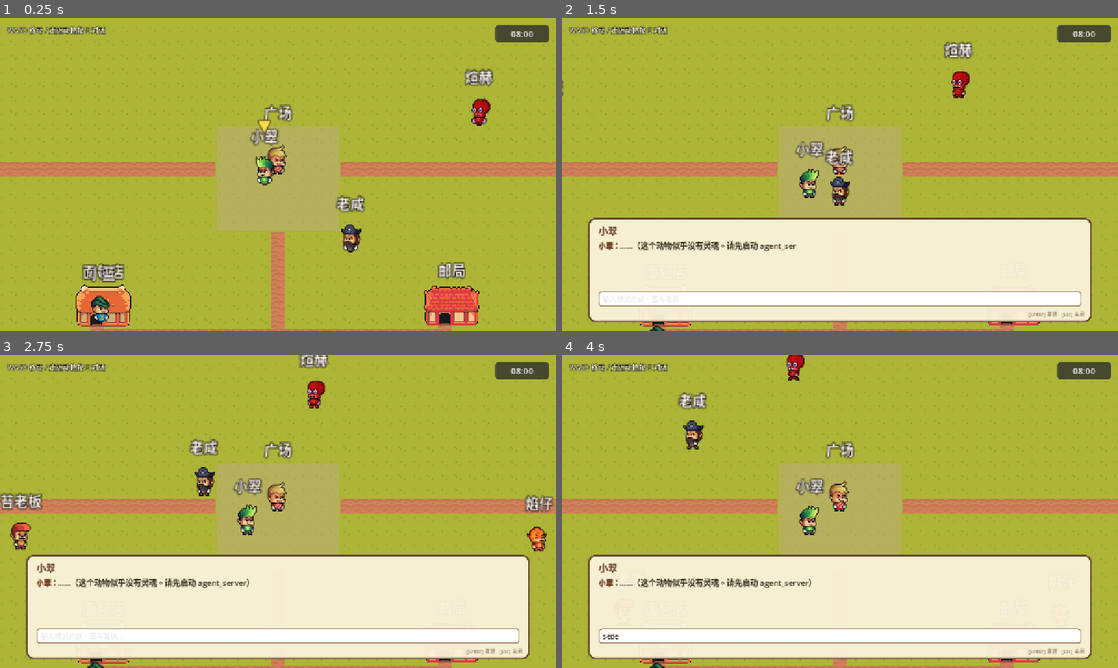
Above: before the commit, frames 1-4 (two rows, left to right).
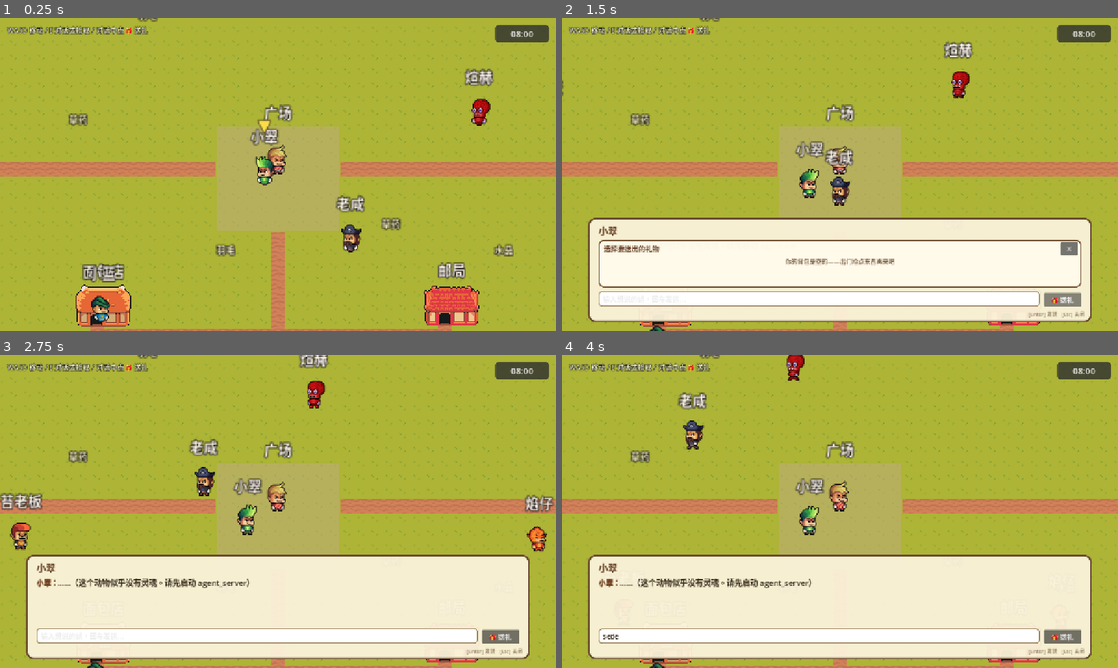
Above: after the commit, the same moments.

Repository: hotlddx-collab/game01
Game: Godot game, scene res://scenes/main.tscn
Two runs of this game, one before a commit and one after it. Both use one fixed random seed, a clock stepped at 60 frames per second and the inputs below.
Inputs (mouse positions are in pixels of both pictures, inside the frame that each line leads up to):
- Up to frame 1 (0.25 s): no input
- Up to frame 2 (1.5 s): tap Enter at 0.5 s; hold D (move_right) 0.53-1.25 s; hold E (interact) 0.53-1.25 s; click (1062, 299) at 1.25 s, where only the run after the commit has a clickable "🎁 送礼"
- Up to frame 3 (2.75 s): click (505, 586) at 2 s, where only the run after the commit has a clickable "✕"
- Up to frame 4 (4 s): hold S (move_down) 2.78-3.53 s; tap E (interact) at 2.85 s; hold D (move_right) from 3.53 s (still down); hold E (interact) from 3.53 s (still down)

The runs differ from the first frame. In frame 1, 0.9% of the frame differs, in the area x 8-93%, y 0-77%; in frame 2, 13%, in the area x 6-94%, y 0-93%; in frame 3, 0.9%; in frame 4, 0.9%.

Commit message:
完成礼物系统反馈优化：添加 warm 档（5-15），缩小阈值，提升反馈频次
- affection.py：6 档等级（hate/cold/neutral/warm/like/love）
- gifts.py：AFFECTION_MULT 添加 warm 档（1.05x）
- agent.py：_build_affection_block() 提示词添加 warm 情景描述
- animal.gd：NAME_COLORS 添加 warm→浅黄（0xFFf1ff）

预期：送礼体验更频繁（2-3 礼物升档）、反馈更及时

Diff:
--- a/data/animals/bear_baker.json
+++ b/data/animals/bear_baker.json
@@ -23,5 +23,11 @@
     { "time": "13:00", "location": "bakery",      "intent": "下午继续做面包，给邻居准备明天的早餐" },
     { "time": "18:00", "location": "plaza",       "intent": "去广场散步消食" },
     { "time": "20:00", "location": "home_bear",   "intent": "回家休息，给自己浇点水" }
-  ]
+  ],
+  "gift_prefs": {
+    "loves":    ["mushroom", "herb"],
+    "likes":    ["bread", "flower"],
+    "dislikes": ["feather"],
+    "hates":    ["crystal"]
+  }
 }
--- a/data/animals/fox_postman.json
+++ b/data/animals/fox_postman.json
@@ -24,5 +24,11 @@
     { "time": "13:00", "location": "post_office", "intent": "下午满森林飞着送件" },
     { "time": "19:00", "location": "plaza",       "intent": "广场闲逛等夜风" },
     { "time": "21:00", "location": "home_fox",    "intent": "回家把火苗调小睡觉" }
-  ]
+  ],
+  "gift_prefs": {
+    "loves":    ["ancient_book", "crystal"],
+    "likes":    ["feather", "fish"],
+    "dislikes": ["bread"],
+    "hates":    ["flower"]
+  }
 }
--- a/data/animals/herbalist_cui.json
+++ b/data/animals/herbalist_cui.json
@@ -24,5 +24,11 @@
     { "time": "14:00", "location": "home_fox",    "intent": "去焰仔家送清火茶，看他今天又被什么气炸了" },
     { "time": "17:00", "location": "plaza",       "intent": "黄昏在广场采露水，听虫鸣" },
     { "time": "21:00", "location": "plaza",       "intent": "在广场过夜，盖一片大叶子睡觉" }
-  ]
+  ],
+  "gift_prefs": {
+    "loves":    ["herb", "flower"],
+    "likes":    ["mushroom", "feather"],
+    "dislikes": ["fish"],
+    "hates":    ["crystal"]
+  }
 }
--- a/data/animals/mystic_xuan.json
+++ b/data/animals/mystic_xuan.json
@@ -24,5 +24,11 @@
     { "time": "15:00", "location": "hilltop",      "intent": "回高处，俯视整个村子" },
     { "time": "18:00", "location": "plaza",        "intent": "傍晚人最多时出现在广场，偶尔开口说一句" },
     { "time": "22:00", "location": "hilltop",      "intent": "夜里发光最明显，独自在高处直到天亮" }
-  ]
+  ],
+  "gift_prefs": {
+    "loves":    ["crystal", "ancient_book"],
+    "likes":    ["feather", "herb"],
+    "dislikes": ["bread"],
+    "hates":    ["fish"]
+  }
 }
--- a/data/animals/pirate_lao.json
+++ b/data/animals/pirate_lao.json
@@ -24,5 +24,11 @@
     { "time": "14:00", "location": "plaza",        "intent": "广场树荫下打盹，偶尔继续聊" },
     { "time": "17:00", "location": "river",        "intent": "傍晚再去河边看夕阳，心情最好" },
     { "time": "20:00", "location": "home_pirate",  "intent": "回家，对着罗盘喝一口酒，睡觉" }
-  ]
+  ],
+  "gift_prefs": {
+    "loves":    ["fish", "ancient_book"],
+    "likes":    ["bread", "crystal"],
+    "dislikes": ["flower"],
+    "hates":    ["feather"]
+  }
 }
--- a/data/animals/traveler_lan.json
+++ b/data/animals/traveler_lan.json
@@ -26,5 +26,11 @@
     { "time": "16:00", "location": "plaza",       "intent": "回广场继续摆摊，吆喝今天的新货" },
     { "time": "19:00", "location": "home_fox",    "intent": "晚饭蹭焰仔家，他做饭难吃但话题精彩" },
     { "time": "22:00", "location": "plaza",       "intent": "广场过夜，背包当枕头看星星" }
-  ]
+  ],
+  "gift_prefs": {
+    "loves":    ["ancient_book", "crystal"],
+    "likes":    ["bread", "fish"],
+    "dislikes": ["flower"],
+    "hates":    ["mushroom"]
+  }
 }
--- a/project.godot
+++ b/project.godot
@@ -26,6 +26,8 @@
 LocationDB="*res://scripts/location_db.gd"
 AgentClient="*res://scripts/agent_client.gd"
 ChatManager="*res://scripts/chat_manager.gd"
+PlayerInventory="*res://scripts/player_inventory.gd"
+ItemDB="*res://scripts/item_db.gd"
 
 [display]
 
@@ -68,6 +70,11 @@
 "events": [Object(InputEventKey,"resource_local_to_scene":false,"resource_name":"","device":-1,"window_id":0,"alt_press …(192 unchanged characters)…
 ]
 }
+inventory={
+"deadzone": 0.5,
+"events": [Object(InputEventKey,"resource_local_to_scene":false,"resource_name":"","device":-1,"window_id":0,"alt_pressed":false,"shift_pressed":false,"ctrl_pressed":false,"meta_pressed":false,"pressed":false,"keycode":0,"physical_keycode":73,"key_label":0,"unicode":105,"location":0,"echo":false,"script":null)
+]
+}
 
 [layer_names]
 
--- /dev/null
+++ b/scenes/entities/item_pickup.tscn
@@ -0,0 +1,39 @@
+[gd_scene format=3 uid="uid://bitempickup1"]
+
+[ext_resource type="Script" path="res://scripts/item_pickup.gd" id="1_pickup"]
+
+[sub_resource type="LabelSettings" id="LabelSettings_name"]
+font_size = 11
+font_color = Color(1, 1, 0.85, 1)
+outline_size = 4
+outline_color = Color(0, 0, 0, 0.95)
+
+[node name="ItemPickup" type="Area2D"]
+script = ExtResource("1_pickup")
+
+[node name="Sprite2D" type="Sprite2D" parent="."]
+unique_name_in_owner = true
+position = Vector2(0, -8)
+
+[node name="CollisionShape2D" type="CollisionShape2D" parent="."]
+unique_name_in_owner = true
+
+[node name="NameLabel" type="Label" parent="."]
+unique_name_in_owner = true
+offset_left = -32.0
+offset_top = -32.0
+offset_right = 32.0
+offset_bottom = -16.0
+text = "野花"
+label_settings = SubResource("LabelSettings_name")
+horizontal_alignment = 1
+
+[node name="HintLabel" type="Label" parent="."]
+unique_name_in_owner = true
+offset_left = -16.0
+offset_top = -52.0
+offset_right = 16.0
+offset_bottom = -32.0
+text = "▼"
+label_settings = SubResource("LabelSettings_name")
+horizontal_alignment = 1
--- a/scenes/main.tscn
+++ b/scenes/main.tscn
@@ -7,6 +7,7 @@
 [ext_resource type="PackedScene" uid="uid://bclock0001" path="res://scenes/ui/clock_hud.tscn" id="5_clock"]
 [ext_resource type="Script" uid="uid://poh4hk81x732" path="res://scripts/day_night.gd" id="6_daynight"]
 [ext_resource type="PackedScene" uid="uid://bbuilding001" path="res://scenes/entities/building.tscn" id="7_building"]
+[ext_resource type="PackedScene" uid="uid://bitempickup1" path="res://scenes/entities/item_pickup.tscn" id="8_pickup"]
 [ext_resource type="TileSet" uid="uid://ccvvdv8wc1p7f" path="res://assets/tilesets/world.tres" id="10_tileset"]
 [ext_resource type="Script" uid="uid://dko1vc3sg4e2a" path="res://scripts/ground_layer.gd" id="11_ground"]
 [ext_resource type="Texture2D" uid="uid://dbbi6nq1kixdc" path="res://assets/tilesets/TilesetHouse.png" id="12_houses"]
@@ -106,15 +107,97 @@
 position = Vector2(850, 300)
 persona_file = "res://data/animals/mystic_xuan.json"
 
+[node name="Pickups" type="Node2D" parent="."]
+
+[node name="P01" parent="Pickups" instance=ExtResource("8_pickup")]
+position = Vector2(120, 180)
+item_id = "herb"
+
+[node name="P02" parent="Pickups" instance=ExtResource("8_pickup")]
+position = Vector2(230, 360)
+item_id = "flower"
+
+[node name="P03" parent="Pickups" instance=ExtResource("8_pickup")]
+position = Vector2(150, 540)
+item_id = "mushroom"
+
+[node name="P04" parent="Pickups" instance=ExtResource("8_pickup")]
+position = Vector2(330, 650)
+item_id = "bread"
+
+[node name="P05" parent="Pickups" instance=ExtResource("8_pickup")]
+position = Vector2(460, 640)
+item_id = "fish"
+
+[node name="P06" parent="Pickups" instance=ExtResource("8_pickup")]
+position = Vector2(450, 190)
+item_id = "feather"
+
+[node name="P07" parent="Pickups" instance=ExtResource("8_pickup")]
+position = Vector2(700, 160)
+item_id = "mushroom"
+
+[node name="P08" parent="Pickups" instance=ExtResource("8_pickup")]
+position = Vector2(370, 310)
+item_id = "herb"
+
+[node name="P09" parent="Pickups" instance=ExtResource("8_pickup")]
+position = Vector2(590, 620)
+item_id = "flower"
+
+[node name="P10" parent="Pickups" instance=ExtResource("8_pickup")]
+position = Vector2(820, 600)
+item_id = "fish"
+
+[node name="P11" parent="Pickups" instance=ExtResource("8_pickup")]
+position = Vector2(950, 650)
+item_id = "bread"
+
+[node name="P12" parent="Pickups" instance=ExtResource("8_pickup")]
+position = Vector2(1140, 580)
+item_id = "fish"
+
+[node name="P13" parent="Pickups" instance=ExtResource("8_pickup")]
+position = Vector2(1150, 160)
+item_id = "ancient_book"
+
+[node name="P14" parent="Pickups" instance=ExtResource("8_pickup")]
+position = Vector2(1060, 360)
+item_id = "crystal"
+
+[node name="P15" parent="Pickups" instance=ExtResource("8_pickup")]
+position = Vector2(900, 160)
+item_id = "feather"
+
+[node name="P16" parent="Pickups" instance=ExtResource("8_pickup")]
+position = Vector2(730, 430)
+item_id = "herb"
+
+[node name="P17" parent="Pickups" instance=ExtResource("8_pickup")]
+position = Vector2(220, 150)
+item_id = "mushroom"
+
+[node name="P18" parent="Pickups" instance=ExtResource("8_pickup")]
+position = Vector2(540, 460)
+item_id = "feather"
+
+[node name="P19" parent="Pickups" instance=ExtResource("8_pickup")]
+position = Vector2(860, 460)
+item_id = "crystal"
+
+[node name="P20" parent="Pickups" instance=ExtResource("8_pickup")]
+position = Vector2(1050, 250)
+item_id = "flower"
+
 [node name="HintLayer" type="CanvasLayer" parent="." unique_id=393384615]
 layer = 4
 
 [node name="HintLabel" type="Label" parent="HintLayer" unique_id=816628713]
 offset_left = 16.0
 offset_top = 16.0
-offset_right = 600.0
+offset_right = 800.0
 offset_bottom = 48.0
-text = "WASD 移动 / 走近动物按 E 对话"
+text = "WASD 移动 / E 对话或拾取 / 对话中点 🎁 送礼"
 label_settings = SubResource("LabelSettings_hint")
 
 [node name="DialogUI" parent="." unique_id=1120618652 instance=ExtResource("4_dialog")]
--- a/scenes/ui/dialog.tscn
+++ b/scenes/ui/dialog.tscn
@@ -30,6 +30,18 @@
 content_margin_right = 10.0
 content_margin_bottom = 6.0
 
+[sub_resource type="StyleBoxFlat" id="StyleBoxFlat_picker"]
+bg_color = Color(1, 0.98, 0.92, 0.98)
+border_width_left = 3
+border_width_top = 3
+border_width_right = 3
+border_width_bottom = 3
+border_color = Color(0.45, 0.32, 0.2, 1)
+corner_radius_top_left = 12
+corner_radius_top_right = 12
+corner_radius_bottom_right = 12
+corner_radius_bottom_left = 12
+
 [node name="DialogUI" type="CanvasLayer"]
 layer = 10
 script = ExtResource("1_dialog")
@@ -100,7 +112,7 @@
 anchor_bottom = 1.0
 offset_left = 24.0
 offset_top = -68.0
-offset_right = -24.0
+offset_right = -120.0
 offset_bottom = -36.0
 grow_horizontal = 2
 grow_vertical = 0
@@ -109,6 +121,89 @@
 theme_override_styles/focus = SubResource("StyleBoxFlat_input")
 theme_override_colors/font_color = Color(0.15, 0.1, 0.05, 1)
 theme_override_font_sizes/font_size = 16
+
+[node name="GiftButton" type="Button" parent="Panel"]
+unique_name_in_owner = true
+anchors_preset = 3
+anchor_left = 1.0
+anchor_top = 1.0
+anchor_right = 1.0
+anchor_bottom = 1.0
+offset_left = -110.0
+offset_top = -68.0
+offset_right = -24.0
+offset_bottom = -36.0
+text = "🎁 送礼"
+theme_override_font_sizes/font_size = 16
+
+[node name="GiftPicker" type="Panel" parent="Panel"]
+unique_name_in_owner = true
+visible = false
+offset_left = 24.0
+offset_top = 50.0
+offset_right = -24.0
+offset_bottom = -80.0
+anchor_right = 1.0
+anchor_bottom = 1.0
+grow_horizontal = 2
+grow_vertical = 2
+theme_override_styles/panel = SubResource("StyleBoxFlat_picker")
+
+[node name="GiftTitle" type="Label" parent="Panel/GiftPicker"]
+offset_left = 12.0
+offset_top = 8.0
+offset_right = -60.0
+offset_bottom = 34.0
+anchor_right = 1.0
+text = "选择要送出的礼物"
+theme_override_colors/font_color = Color(0.4, 0.25, 0.15, 1)
+theme_override_font_sizes/font_size = 16
+
+[node name="GiftClose" type="Button" parent="Panel/GiftPicker"]
+unique_name_in_owner = true
+anchors_preset = 1
+anchor_left = 1.0
+anchor_right = 1.0
+offset_left = -48.0
+offset_top = 6.0
+offset_right = -8.0
+offset_bottom = 36.0
+text = "✕"
+
+[node name="GiftScroll" type="ScrollContainer" parent="Panel/GiftPicker"]
+offset_left = 8.0
+offset_top = 40.0
+offset_right = -8.0
+offset_bottom = -8.0
+anchor_right = 1.0
+anchor_bottom = 1.0
+grow_horizontal = 2
+grow_vertical = 2
+horizontal_scroll_mode = 0
+
+[node name="GiftGrid" type="GridContainer" parent="Panel/GiftPicker/GiftScroll"]
+unique_name_in_owner = true
+columns = 4
+size_flags_horizontal = 3
+theme_override_constants/h_separation = 12
+theme_override_constants/v_separation = 12
+
+[node name="GiftEmpty" type="Label" parent="Panel/GiftPicker"]
+unique_name_in_owner = true
+visible = false
+anchors_preset = 8
+anchor_left = 0.5
+anchor_top = 0.5
+anchor_right = 0.5
+anchor_bottom = 0.5
+offset_left = -200.0
+offset_top = -16.0
+offset_right = 200.0
+offset_bottom = 16.0
+horizontal_alignment = 1
+text = "你的背包是空的——出门捡点东西再来吧"
+theme_override_colors/font_color = Color(0.5, 0.4, 0.3, 1)
+theme_override_font_sizes/font_size = 14
 
 [node name="Hint" type="Label" parent="Panel"]
 anchors_preset = 3
--- a/scripts/agent_client.gd
+++ b/scripts/agent_client.gd
@@ -9,6 +9,7 @@
 signal reply_received(animal_id: String, text: String)
 signal npc_chat_received(speaker_id: String, listener_id: String, text: String)
 signal affection_changed(animal_id: String, value: int, level: String, delta: int)
+signal gift_received(animal_id: String, item_id: String, delta: int, pref: String, count_after: int)
 signal error_received(message: String)
 
 @export var host: String = "127.0.0.1"
@@ -121,6 +122,16 @@
 	})
 
 
+## 玩家送礼给 NPC（item_id 必须是 ItemDB 已知物品）
+func request_gift(animal_id: String, item_id: String, context: Dictionary = {}) -> bool:
+	return _send({
+		"type": "gift",
+		"animal_id": animal_id,
+		"item_id": item_id,
+		"context": context,
+	})
+
+
 # ---------- 内部 ----------
 
 func _send(payload: Dictionary) -> bool:
@@ -153,6 +164,15 @@
 					String(aff.get("level", "neutral")),
 					int(aff.get("delta", 0)),
 				)
+			var gift = data.get("gift", null)
+			if typeof(gift) == TYPE_DICTIONARY and gift.has("item_id"):
+				gift_received.emit(
+					aid,
+					String(gift.get("item_id", "")),
+					int(gift.get("delta", 0)),
+					String(gift.get("pref", "neutral")),
+					int(gift.get("count_after", 0)),
+				)
 		"npc_chat_reply":
 			npc_chat_received.emit(
 				data.get("speaker_id", ""),
--- a/scripts/animal.gd
+++ b/scripts/animal.gd
@@ -38,6 +38,7 @@
 	"hate":    Color(1.0, 0.35, 0.35),  # 红
 	"cold":    Color(1.0, 0.7, 0.7),    # 淡红
 	"neutral": Color(1.0, 1.0, 1.0),    # 白（默认）
+	"warm":    Color(1.0, 0.95, 0.55),  # 浅黄（开始有好感）
 	"like":    Color(0.7, 1.0, 0.7),    # 淡绿
 	"love":    Color(0.35, 1.0, 0.35),  # 绿
 }
--- a/scripts/dialog_ui.gd
+++ b/scripts/dialog_ui.gd
@@ -12,6 +12,7 @@
 ##   dialog_finished(animal_id)                     # 关闭
 
 signal chat_send_requested(animal_id: String, user_text: String)
+signal gift_send_requested(animal_id: String, item_id: String)
 signal dialog_finished(animal_id: String)
 
 @export var typewriter_speed: float = 30.0       # 字符/秒
@@ -30,11 +31,18 @@
 @onready var status_label: Label = %StatusLabel
 @onready var text_label: RichTextLabel = %DialogText
 @onready var input_line: LineEdit = %InputLine
+@onready var gift_button: Button = %GiftButton
+@onready var gift_picker: Panel = %GiftPicker
+@onready var gift_grid: GridContainer = %GiftGrid
+@onready var gift_empty: Label = %GiftEmpty
+@onready var gift_close: Button = %GiftClose
 
 
 func _ready() -> void:
 	close()
 	input_line.text_submitted.connect(_on_input_submitted)
+	gift_button.pressed.connect(_on_gift_button_pressed)
+	gift_close.pressed.connect(_on_gift_close_pressed)
 
 
 func _process(delta: float) -> void:
@@ -58,13 +66,16 @@
 		return
 	if event is InputEventKey and event.pressed:
 		var key_event := event as InputEventKey
-		# Esc 关闭
+		# Esc 关闭（若 picker 打开则先关 picker）
 		if key_event.keycode == KEY_ESCAPE:
-			close()
+			if gift_picker.visible:
+				_on_gift_close_pressed()
+			else:
+				close()
 			get_viewport().set_input_as_handled()
 			return
-		# 打字时任意键加速（除非焦点在 LineEdit 中）
-		if _is_typing and not input_line.has_focus():
+		# 打字时任意键加速（除非焦点在 LineEdit 中或 picker 显示中）
+		if _is_typing and not input_line.has_focus() and not gift_picker.visible:
 			_skip_typing()
 			get_viewport().set_input_as_handled()
 
@@ -82,6 +93,8 @@
 	status_label.text = ""
 	input_line.text = ""
 	input_line.editable = false  # 等 NPC 开口完才能发
+	gift_picker.visible = false
+	gift_button.disabled = true  # 等 greet 完才允许送礼
 	panel.show()
 	_is_open = true
 
@@ -94,6 +107,7 @@
 	_is_typing = true
 	status_label.text = ""
 	input_line.editable = true
+	gift_button.disabled = false
 	input_line.grab_focus()
 
 
@@ -164,3 +178,77 @@
 	var sb := text_label.get_v_scroll_bar()
 	if sb:
 		sb.value = sb.max_value
+
+
+# ---------- 礼物面板 ----------
+
+func _on_gift_button_pressed() -> void:
+	if _animal_id == "":
+		return
+	_rebuild_gift_grid()
+	gift_picker.visible = true
+	# 失焦输入框，避免 Esc 走不到我们手里
+	if input_line:
+		input_line.release_focus()
+
+
+func _on_gift_close_pressed() -> void:
+	gift_picker.visible = false
+	input_line.grab_focus()
+
+
+func _rebuild_gift_grid() -> void:
+	# 清空现有按钮
+	for c in gift_grid.get_children():
+		c.queue_free()
+	var inv: Dictionary = PlayerInventory.get_all()
+	if inv.is_empty():
+		gift_empty.visible = true
+		return
+	gift_empty.visible = false
+	for item_id in inv.keys():
+		var count: int = int(inv[item_id])
+		var btn := _make_gift_button(item_id, count)
+		gift_grid.add_child(btn)
+
+
+func _make_gift_button(item_id: String, count: int) -> Button:
+	var def: Dictionary = ItemDB.get_def(item_id)
+	var item_name: String = def.get("name", item_id)
+	var base_value: int = int(def.get("base_value", 0))
+	var btn := Button.new()
+	btn.custom_minimum_size = Vector2(110, 56)
+	btn.tooltip_text = "%s\n%s\n基础价值 +%d" % [item_name, def.get("desc", ""), base_value]
+	var btn_icon: Texture2D = ItemDB.get_icon(item_id)
+	btn.icon = btn_icon
+	btn.expand_icon = false
+	btn.icon_alignment = HORIZONTAL_ALIGNMENT_LEFT
+	btn.text = " %s ×%d" % [item_name, count]
+	btn.alignment = HORIZONTAL_ALIGNMENT_LEFT
+	btn.add_theme_font_size_override("font_size", 14)
+	btn.pressed.connect(_on_gift_item_chosen.bind(item_id))
+	return btn
+
+
+func _on_gift_item_chosen(item_id: String) -> void:
+	if _animal_id == "":
+		return
+	if not PlayerInventory.has_item(item_id):
+		return
+	# 关闭面板（避免连点）
+	gift_picker.visible = false
+	# 玩家发言行（"（送了一份 X）"）
+	var item_name: String = ItemDB.get_item_name(item_id)
+	var formatted := "[b][color=#205080]你：[/color][/b][i]（送了一份 %s）[/i]\n\n" % item_name
+	_log_buffer += formatted
+	if _is_typing:
+		text_label.text = _log_buffer + _typing_prefix + _typing_content.substr(0, int(_typing_progress))
+	else:
+		text_label.text = _log_buffer
+	_scroll_to_bottom()
+	# 锁输入等回应
+	input_line.editable = false
+	gift_button.disabled = true
+	status_label.text = "正在思考..."
+	# 派发请求（main.gd 接信号 → 扣库存 + 发 ws）
+	gift_send_requested.emit(_animal_id, item_id)
--- /dev/null
+++ b/scripts/item_db.gd
@@ -0,0 +1,83 @@
+extends Node
+## 物品定义数据库（autoload）
+##
+## 全局共用的物品 ID → 名称/icon/base_value 字典。
+## item_id 与 agent_server/items.py 一一对应。
+
+const ITEMS := {
+	"flower": {
+		"name": "野花",
+		"desc": "森林边随手摘的小野花，廉价但有心意",
+		"icon": "res://res/ninja_adventure/Items/Food/Seed1.png",
+		"base_value": 3,
+	},
+	"feather": {
+		"name": "羽毛",
+		"desc": "鸟儿掉下的彩色羽毛，轻盈漂亮",
+		"icon": "res://res/ninja_adventure/Items/Resource/feather.png",
+		"base_value": 4,
+	},
+	"mushroom": {
+		"name": "蘑菇",
+		"desc": "森林里采的可食用蘑菇",
+		"icon": "res://res/ninja_adventure/Items/Food/Nut.png",
+		"base_value": 5,
+	},
+	"fish": {
+		"name": "鲜鱼",
+		"desc": "刚从溪水里抓的活鱼",
+		"icon": "res://res/ninja_adventure/Items/Food/Fish.png",
+		"base_value": 5,
+	},
+	"bread": {
+		"name": "面包",
+		"desc": "苔老板烤的香喷喷面包",
+		"icon": "res://res/ninja_adventure/Items/Food/Onigiri.png",
+		"base_value": 6,
+	},
+	"herb": {
+		"name": "草药",
+		"desc": "崔草草配的疗愈草药",
+		"icon": "res://res/ninja_adventure/Items/Resource/Grass.png",
+		"base_value": 7,
+	},
+	"crystal": {
+		"name": "水晶",
+		"desc": "稀有的紫水晶，会发光",
+		"icon": "res://res/ninja_adventure/Items/Resource/GemPurple.png",
+		"base_value": 12,
+	},
+	"ancient_book": {
+		"name": "古书",
+		"desc": "一本泛黄的羊皮古书，记载着失落的传说",
+		"icon": "res://res/ninja_adventure/Items/Object/Book.png",
+		"base_value": 15,
+	},
+}
+
+
+func has(item_id: String) -> bool:
+	return ITEMS.has(item_id)
+
+
+func get_def(item_id: String) -> Dictionary:
+	return ITEMS.get(item_id, {})
+
+
+func get_item_name(item_id: String) -> String:
+	return ITEMS.get(item_id, {}).get("name", item_id)
+
+
+func get_icon(item_id: String) -> Texture2D:
+	var path: String = ITEMS.get(item_id, {}).get("icon", "")
+	if path == "" or not ResourceLoader.exists(path):
+		return null
+	return load(path)
+
+
+func get_base_value(item_id: String) -> int:
+	return int(ITEMS.get(item_id, {}).get("base_value", 0))
+
+
+func all_ids() -> Array:
+	return ITEMS.keys()
--- /dev/null
+++ b/scripts/item_pickup.gd
@@ -0,0 +1,67 @@
+extends Area2D
+class_name ItemPickup
+## 散落物品（玩家走近按 E 拾取）
+##
+## 用法：场景里实例化此节点，设置 item_id（ItemDB 已知 ID）。
+## _ready 时自动从 ItemDB 加载 icon。
+## 玩家进入 Area2D 范围 → 触发 ▼ 提示；按 E → 加进 PlayerInventory，节点 queue_free。
+
+signal picked_up(item_id: String)
+
+@export var item_id: String = "flower"
+@export var pickup_radius: float = 28.0
+
+var _hovered: bool = false
+
+@onready var sprite: Sprite2D = %Sprite2D
+@onready var name_label: Label = %NameLabel
+@onready var hint_label: Label = %HintLabel
+@onready var collision: CollisionShape2D = %CollisionShape2D
+
+
+func _ready() -> void:
+	add_to_group("interactable")
+	add_to_group("pickup")
+	monitoring = true
+	monitorable = false
+	# 半径
+	var sh := CircleShape2D.new()
+	sh.radius = pickup_radius
+	collision.shape = sh
+	# icon
+	var tex: Texture2D = ItemDB.get_icon(item_id)
+	if tex != null:
+		sprite.texture = tex
+	# 名字标签
+	if name_label:
+		name_label.text = ItemDB.get_item_name(item_id)
+	# 提示默认隐藏
+	if hint_label:
+		hint_label.visible = false
+	# 缓慢上下漂浮（生动一点）
+	var tw := create_tween().set_loops()
+	tw.tween_property(sprite, "position:y", -2.0, 1.0).set_trans(Tween.TRANS_SINE).set_ease(Tween.EASE_IN_OUT)
+	tw.tween_property(sprite, "position:y", 2.0, 1.0).set_trans(Tween.TRANS_SINE).set_ease(Tween.EASE_IN_OUT)
+
+
+## 供 player.gd 通用接口：是否是 NPC（false 表示拾取物）
+func get_animal_id() -> String:
+	return ""
+
+
+## 玩家 hover 提示
+func set_interact_hint(active: bool) -> void:
+	_hovered = active
+	if hint_label:
+		hint_label.visible = active
+
+
+## 玩家按 E 时调用：拾取
+func pickup() -> void:
+	if not ItemDB.has(item_id):
+		queue_free()
+		return
+	PlayerInventory.add_item(item_id, 1)
+	picked_up.emit(item_id)
+	# 弹出 ❤️ 之类反馈交给 PlayerInventory.item_added 接收方做
+	queue_free()
--- a/scripts/main.gd
+++ b/scripts/main.gd
@@ -23,6 +23,7 @@
 
 	# 对话框信号
 	dialog_ui.chat_send_requested.connect(_on_chat_send)
+	dialog_ui.gift_send_requested.connect(_on_gift_send)
 	dialog_ui.dialog_finished.connect(_on_dialog_finished)
 
 	# 后端信号
@@ -47,6 +48,10 @@
 
 func _on_player_interact(target: Node) -> void:
 	if dialog_ui.is_open():
+		return
+	# 拾取物品
+	if target.is_in_group("pickup") and target.has_method("pickup"):
+		target.pickup()
 		return
 	if not (target is Animal):
 		return
@@ -85,6 +90,20 @@
 
 	dialog_ui.set_status("正在思考...")
 	AgentClient.request_chat(animal_id, user_text, _build_context(_current_animal))
+
+
+func _on_gift_send(animal_id: String, item_id: String) -> void:
+	if _current_animal == null or _current_animal.animal_id != animal_id:
+		return
+	if not PlayerInventory.has_item(item_id):
+		dialog_ui.set_status("（你没有这个物品）")
+		return
+	if not AgentClient.is_connected_to_server():
+		dialog_ui.show_npc_line("……（连不上服务器，礼物没送出去）")
+		return
+	# 客户端先扣库存（即使服务端失败也无伤大雅，物品散落即可补给）
+	PlayerInventory.remove_item(item_id, 1)
+	AgentClient.request_gift(animal_id, item_id, _build_context(_current_animal))
 
 
 func _on_dialog_finished(_animal_id: String) -> void:
--- a/scripts/player.gd
+++ b/scripts/player.gd
@@ -57,7 +57,7 @@
 func _update_hover_target() -> void:
 	var target: Node = null
 	if input_enabled:
-		target = _find_closest_npc()
+		target = _find_closest_interactable()
 	if target == _hover_target:
 		return
 	if _hover_target and is_instance_valid(_hover_target) and _hover_target.has_method("set_interact_hint"):
@@ -71,7 +71,7 @@
 	if not input_enabled:
 		return
 	if event.is_action_pressed("interact"):
-		var target := _find_closest_npc()
+		var target := _find_closest_interactable()
 		if target != null:
 			interact_pressed.emit(target)
 
@@ -133,3 +133,19 @@
 			min_dist = d
 			closest = n
 	return closest
+
+
+## 找最近的可交互对象（NPC 或 ItemPickup）
+## NPC 在 group "npc"；ItemPickup 在 group "pickup"
+func _find_closest_interactable() -> Node:
+	var closest: Node = null
+	var min_dist: float = interact_radius
+	for group_name in ["npc", "pickup"]:
+		for n in get_tree().get_nodes_in_group(group_name):
+			if not (n is Node2D):
+				continue
+			var d: float = global_position.distance_to((n as Node2D).global_position)
+			if d < min_dist:
+				min_dist = d
+				closest = n
+	return closest
--- /dev/null
+++ b/scripts/player_inventory.gd
@@ -0,0 +1,58 @@
+extends Node
+## 玩家库存（autoload）
+##
+## 简单 Dict：{item_id: count}。
+## 会触发 inventory_changed 信号通知 UI 刷新。
+
+signal inventory_changed
+signal item_added(item_id: String, count: int)
+
+var _items: Dictionary = {}  # item_id → int
+
+
+func add_item(item_id: String, count: int = 1) -> void:
+	if count <= 0:
+		return
+	if not ItemDB.has(item_id):
+		push_warning("[PlayerInventory] 未知 item_id: %s" % item_id)
+		return
+	var cur: int = _items.get(item_id, 0)
+	_items[item_id] = cur + count
+	item_added.emit(item_id, count)
+	inventory_changed.emit()
+
+
+func remove_item(item_id: String, count: int = 1) -> bool:
+	var cur: int = _items.get(item_id, 0)
+	if cur < count:
+		return false
+	var new_count: int = cur - count
+	if new_count == 0:
+		_items.erase(item_id)
+	else:
+		_items[item_id] = new_count
+	inventory_changed.emit()
+	return true
+
+
+func has_item(item_id: String) -> bool:
+	return _items.get(item_id, 0) > 0
+
+
+func get_count(item_id: String) -> int:
+	return _items.get(item_id, 0)
+
+
+func get_all() -> Dictionary:
+	return _items.duplicate()
+
+
+func is_empty() -> bool:
+	return _items.is_empty()
+
+
+func total_count() -> int:
+	var n: int = 0
+	for c in _items.values():
+		n += int(c)
+	return n
Not shown: 1 places in scenes/ui/dialog.tscn that only renumber resources
Not shown, added: scripts/item_db.gd.uid
Not shown, added: scripts/item_pickup.gd.uid
Not shown, added: scripts/player_inventory.gd.uid
Not shown, changed: .codemaker/ROADMAP.md
